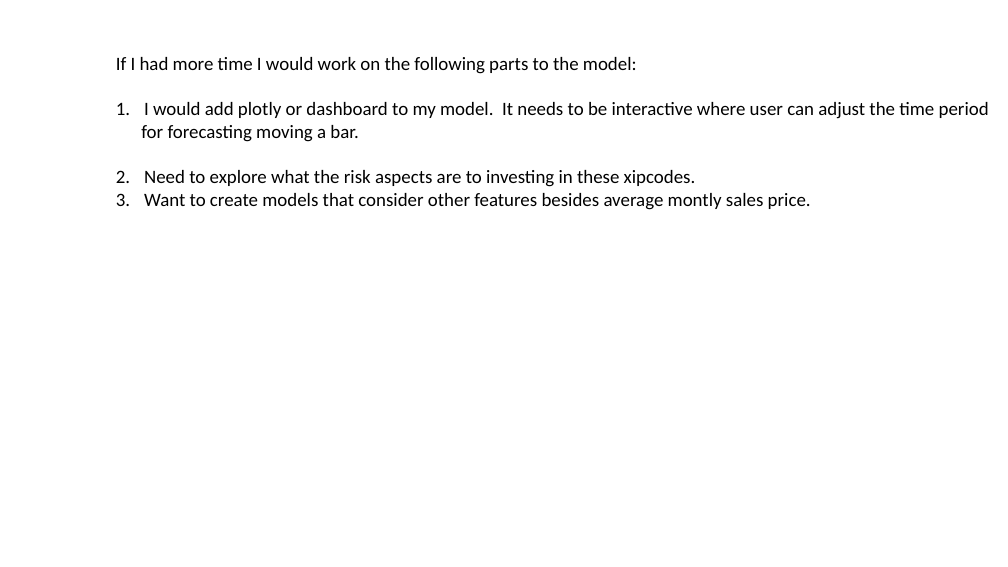
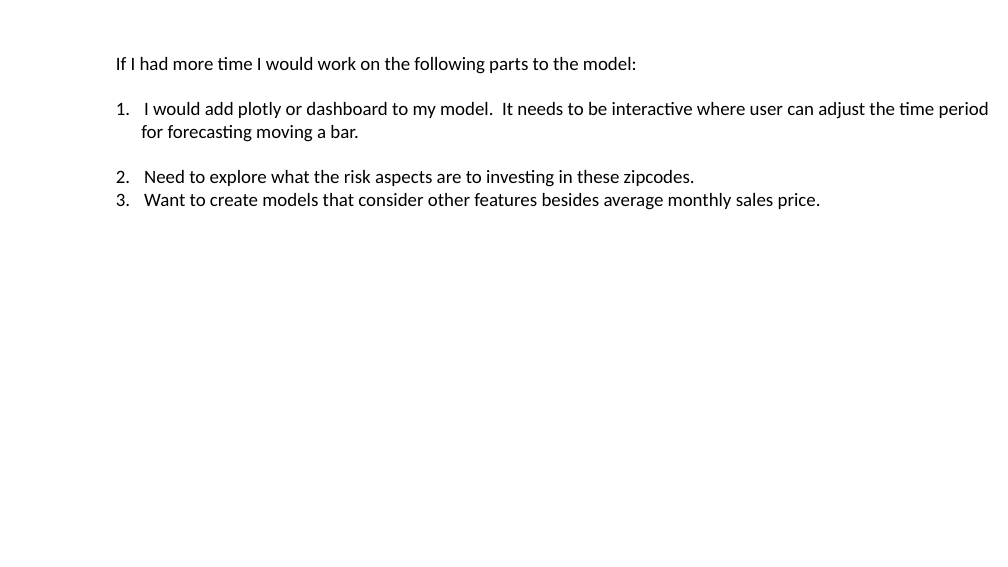
Before and after one commit to davidrtorres/Model-4-Brooklyn-Real-Estate-Investment, a slide deck: slide 16 of zillow_ts.pptx. Drawn at 1008x567 pixels with LibreOffice and Linux fonts; fonts in the diff are those of the drawing. Boxes give left, top, right and bottom in pixels: in the first picture for what was removed or moved away, otherwise in the second. Text is boxed around its words. In the diff, an @@ line names an element or a change of style, - is before the commit and + after.

Commit message:
update

```diff
--- a/zillow_ts.pptx
+++ b/zillow_ts.pptx
@@ text at (144, 170, 821, 210): text changed @@
-2. Need to explore what the risk aspects are to investing in these xipcodes.
-3. Want to create models that consider other features besides average montly sales price.
+2. Need to explore what the risk aspects are to investing in these zipcodes.
+3. Want to create models that consider other features besides average monthly sales price.
```
Also in this commit, not shown: 10 other slides changed.
